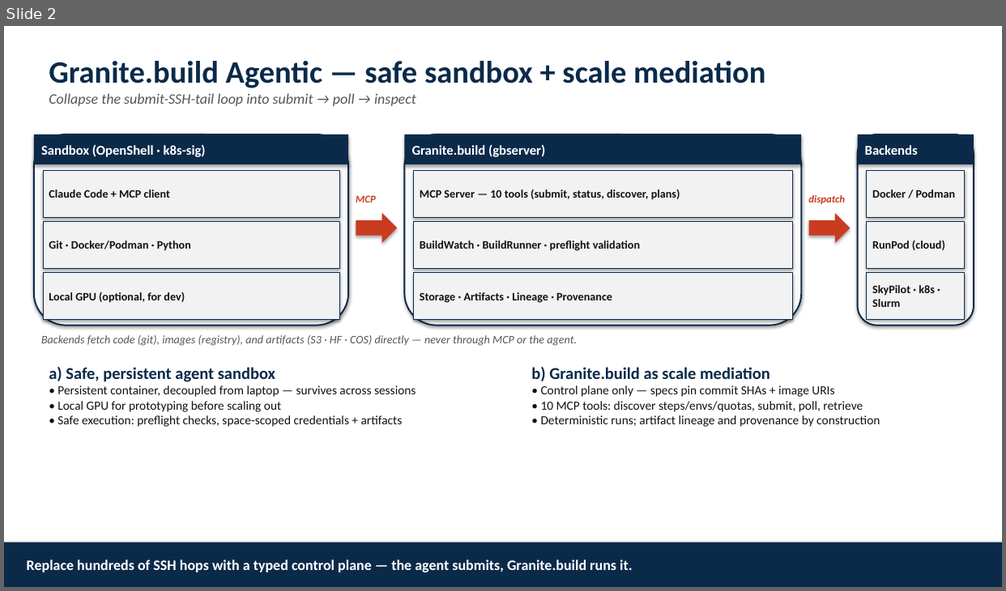
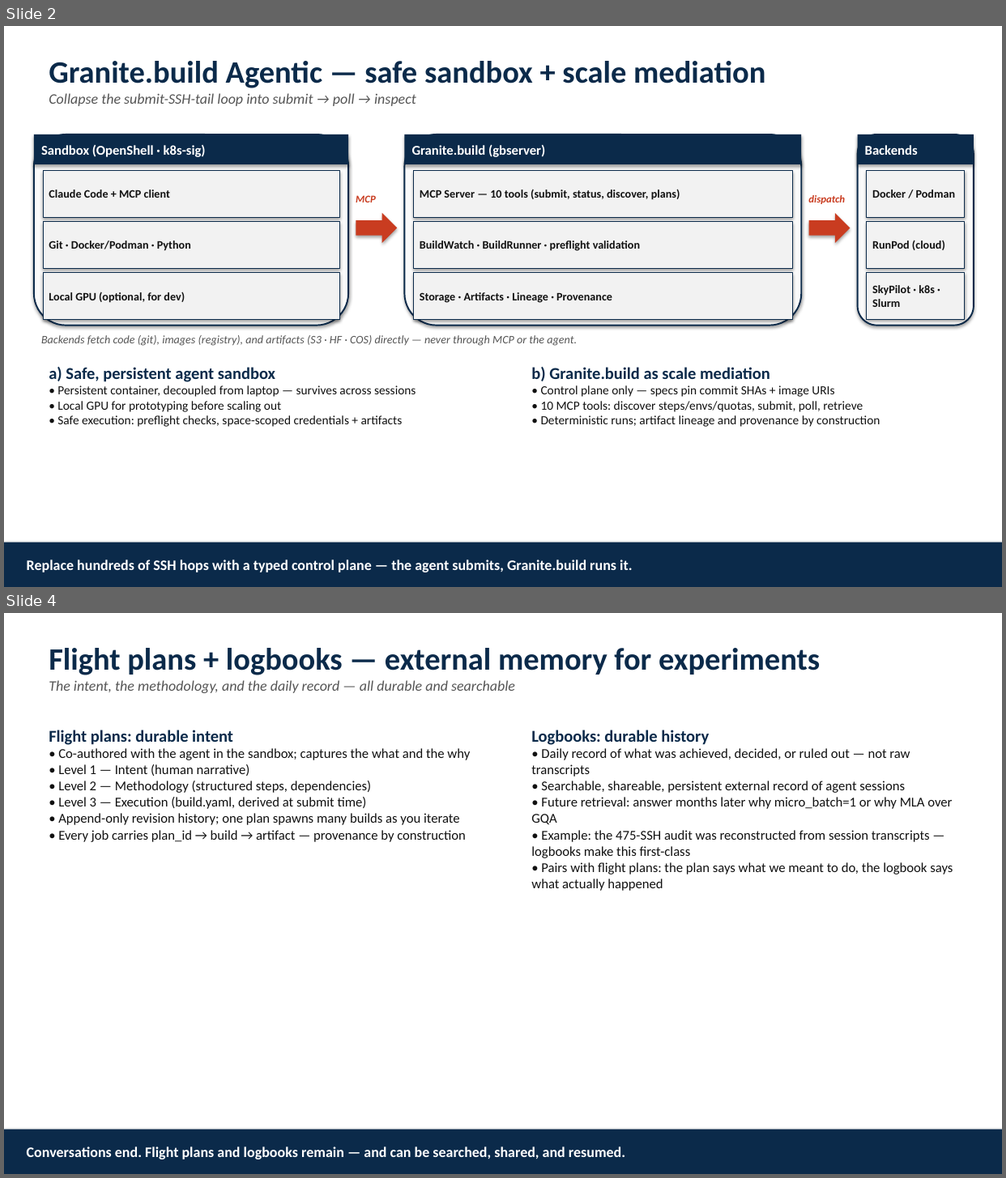
Before and after one commit to pzerfos/OpenMythos, a slide deck: docs/presentations/2026-04-28-openmythos-on-BlueVela.pptx. Shown one above the other, each under a label of ours: slide 2 before the commit, slides 2 and 4 after it; the slides between them are not shown. The pictures are 1006x591 and 1006x1178 pixels, drawn with LibreOffice and Linux fonts; fonts in the diff are those of the drawing. Boxes give left, top, right and bottom in pixels: in the first picture for what was removed or moved away, otherwise in the second. Text is boxed around its words. In the diff, an @@ line names an element or a change of style, - is before the commit and + after.

```diff
--- a/docs/presentations/2026-04-28-openmythos-on-BlueVela.pptx
+++ b/docs/presentations/2026-04-28-openmythos-on-BlueVela.pptx
@@ slide 4 added at (4,613,1002,1174), background #FFFFFF @@
@@ text added at (49,648,820,693), 14 pt, text #555555, italic @@
+Flight plans + logbooks — external memory for experiments
+The intent, the methodology, and the daily record — all durable and searchable
@@ text added at (49,730,470,842), 13 pt, text #111111 @@
+Flight plans: durable intent
+• Co-authored with the agent in the sandbox; captures the what and the why
+• Level 1 — Intent (human narrative)
+• Level 2 — Methodology (structured steps, dependencies)
+• Level 3 — Execution (build.yaml, derived at submit time)
+• Append-only revision history; one plan spawns many builds as you iterate
+• Every job carries plan_id → build → artifact — provenance by construction
@@ text added at (531,730,953,891), 13 pt, text #111111 @@
+Logbooks: durable history
+• Daily record of what was achieved, decided, or ruled out — not raw transcripts
+• Searchable, shareable, persistent external record of agent sessions
+• Future retrieval: answer months later why micro_batch=1 or why MLA over GQA
+• Example: the 475-SSH audit was reconstructed from session transcripts — logbooks make this first-class
+• Pairs with flight plans: the plan says what we meant to do, the logbook says what actually happened
@@ rectangle added at (4,1130,1002,1174), fill #0B2A4A, 14 pt, text #FFFFFF, bold @@
+Conversations end. Flight plans and logbooks remain — and can be searched, shared, and resumed.
```
Also in this commit, not shown: 1 slide changed.
